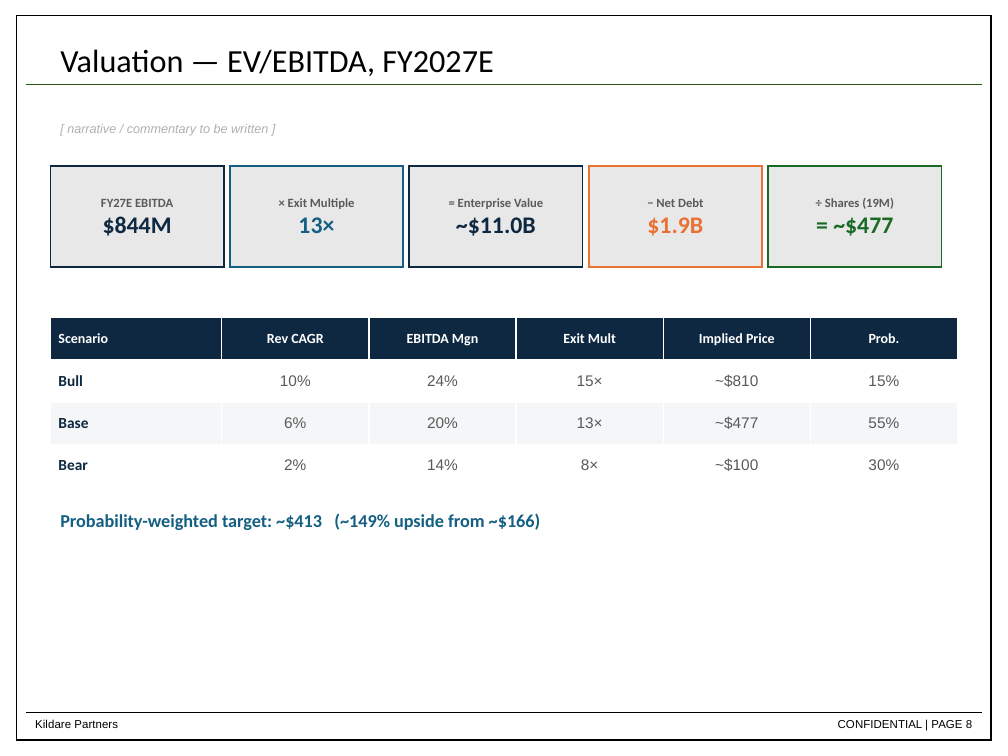
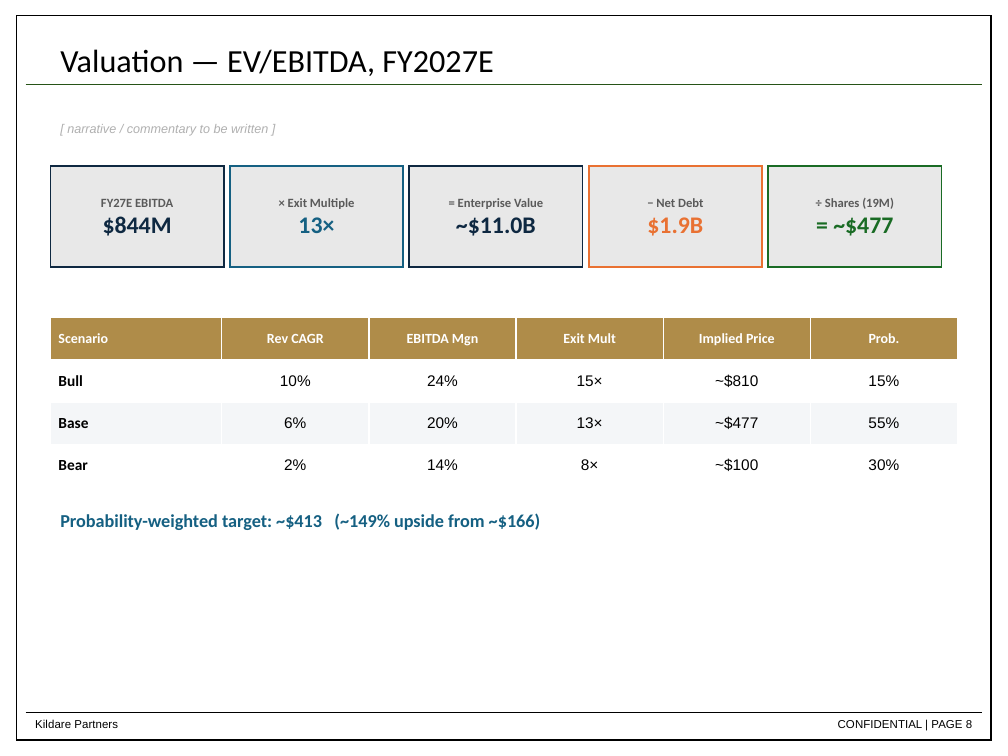
Before and after one commit to dchen88888/Nike-Stock-Pitch, a slide deck: slide 8 of RH_Stock_Pitch_updated.pptx. Drawn at 1008x756 pixels with LibreOffice and Linux fonts; fonts in the diff are those of the drawing. Boxes give left, top, right and bottom in pixels: in the first picture for what was removed or moved away, otherwise in the second. Text is boxed around its words. In the diff, an @@ line names an element or a change of style, - is before the commit and + after.

```diff
--- a/RH_Stock_Pitch_updated.pptx
+++ b/RH_Stock_Pitch_updated.pptx
@@ table at bbox=[50, 318, 958, 487] @@
@@ fill #0E2841 to #AF8C49 in row 1 @@
@@ text colour #0E2841 to #000000 in "Bull", "Base", "Bear" @@
@@ text colour #5A5A5A to #000000 in "10%", "24%", "15×", "~$810" and 11 more places @@
```
Also in this commit, not shown: 9 other slides changed.
